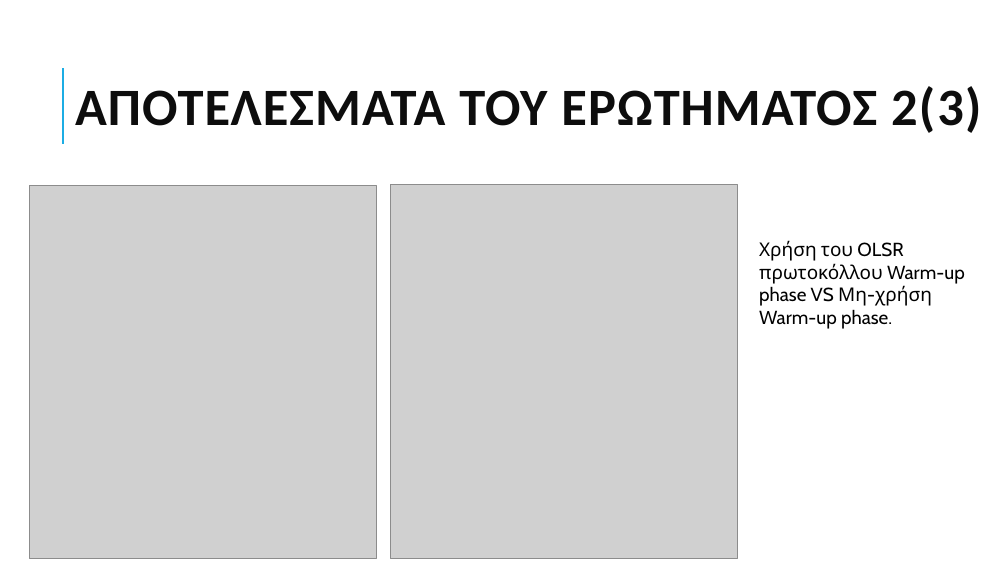
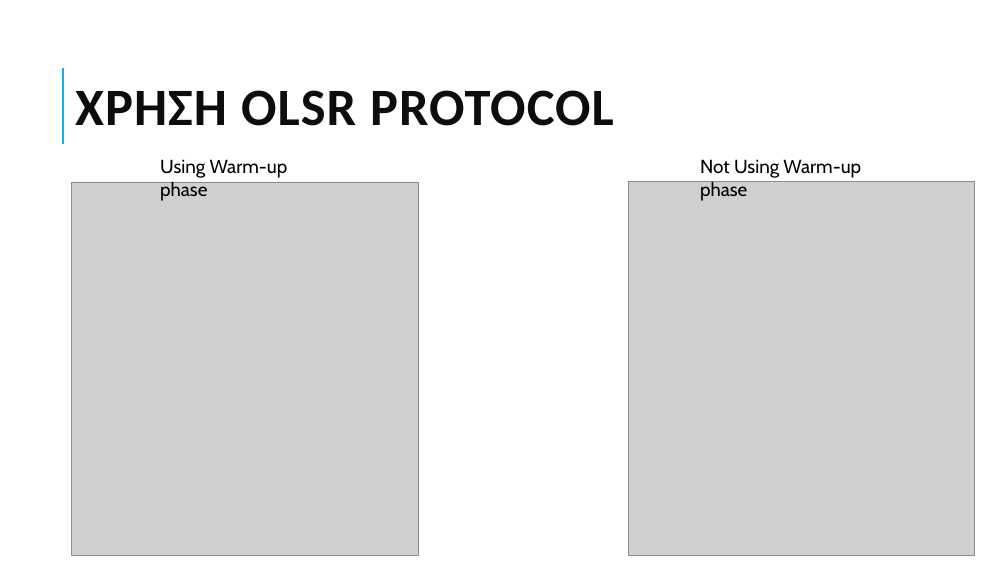
Before and after one commit to grgmyl/Ns3Project, a slide deck: slide 14 of Presentations/Ns-3_presentation_F.pptx. Drawn at 1008x567 pixels with LibreOffice and Linux fonts; fonts in the diff are those of the drawing; grey boxes stand for pictures. Boxes give left, top, right and bottom in pixels: in the first picture for what was removed or moved away, otherwise in the second. Text is boxed around its words. In the diff, an @@ line names an element or a change of style, - is before the commit and + after.

Commit message:
MadeSomeChanges.NotDone

```diff
--- a/Presentations/Ns-3_presentation_F.pptx
+++ b/Presentations/Ns-3_presentation_F.pptx
@@ title at bbox=[75, 90, 614, 126]: text changed @@
-ΑΠΟΤΕΛΕΣΜΑΤΑ ΤΟΥ ΕΡΩΤΗΜΑΤΟΣ 2(3)
+ΧΡΗΣΗ OLSR PROTOCOL
@@ text added at bbox=[160, 159, 288, 201], 18 pt, text #000000 @@
+Using Warm-up phase
@@ text added at bbox=[700, 159, 861, 201], 18 pt, text #000000 @@
+Not Using Warm-up phase
@@ picture: place and size @@
-picture at bbox=[29, 185, 377, 559]
+picture at bbox=[72, 182, 419, 556]
@@ picture: place and size @@
-picture at bbox=[391, 185, 738, 560]
+picture at bbox=[628, 181, 975, 556]
@@ text removed at bbox=[759, 240, 965, 329] @@
-Χρήση του OLSR πρωτοκόλλου Warm-up phase VS Μη-χρήση Warm-up phase.
```
Also in this commit, not shown: 3 other slides changed, 4 slides added, 3 slides removed.
